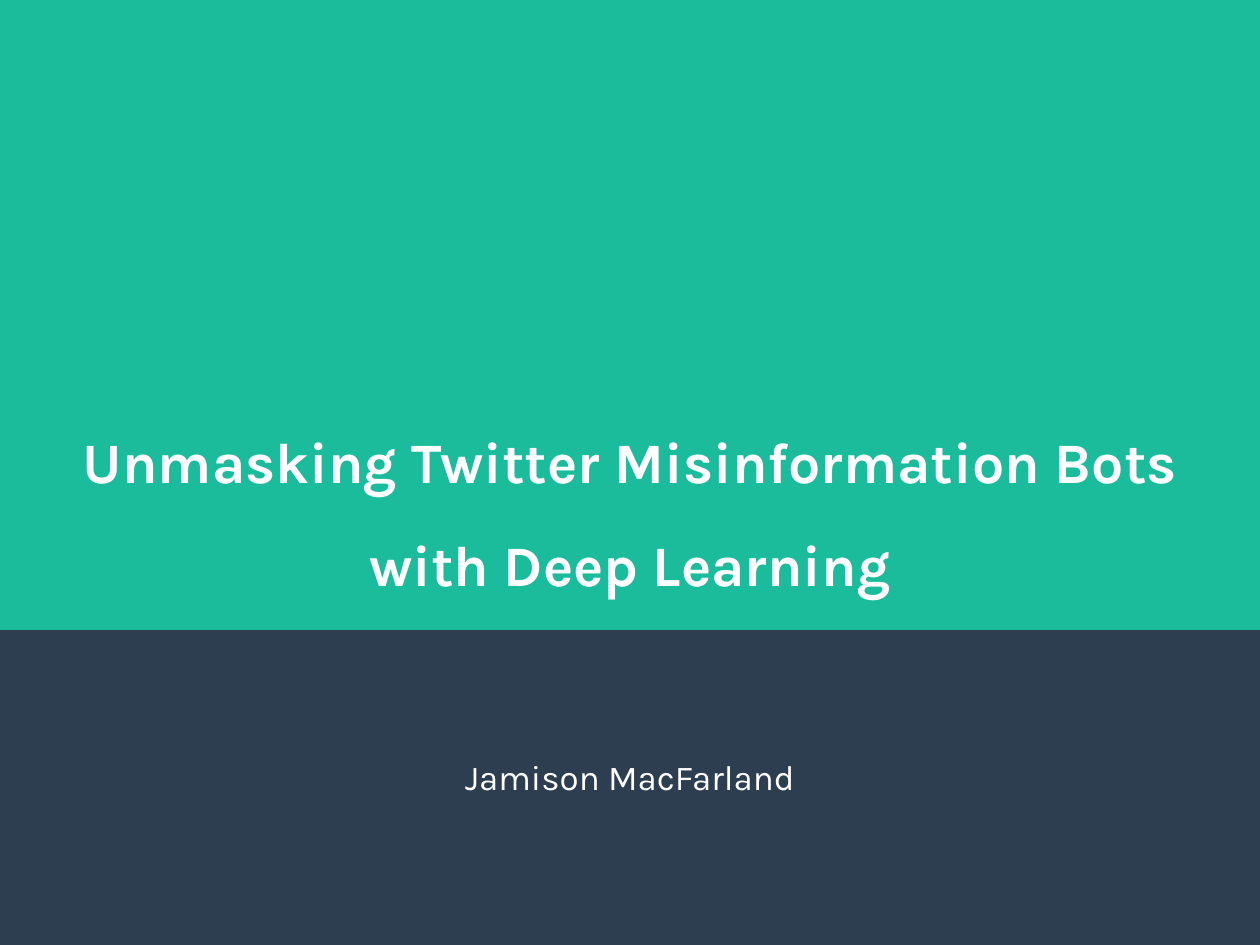
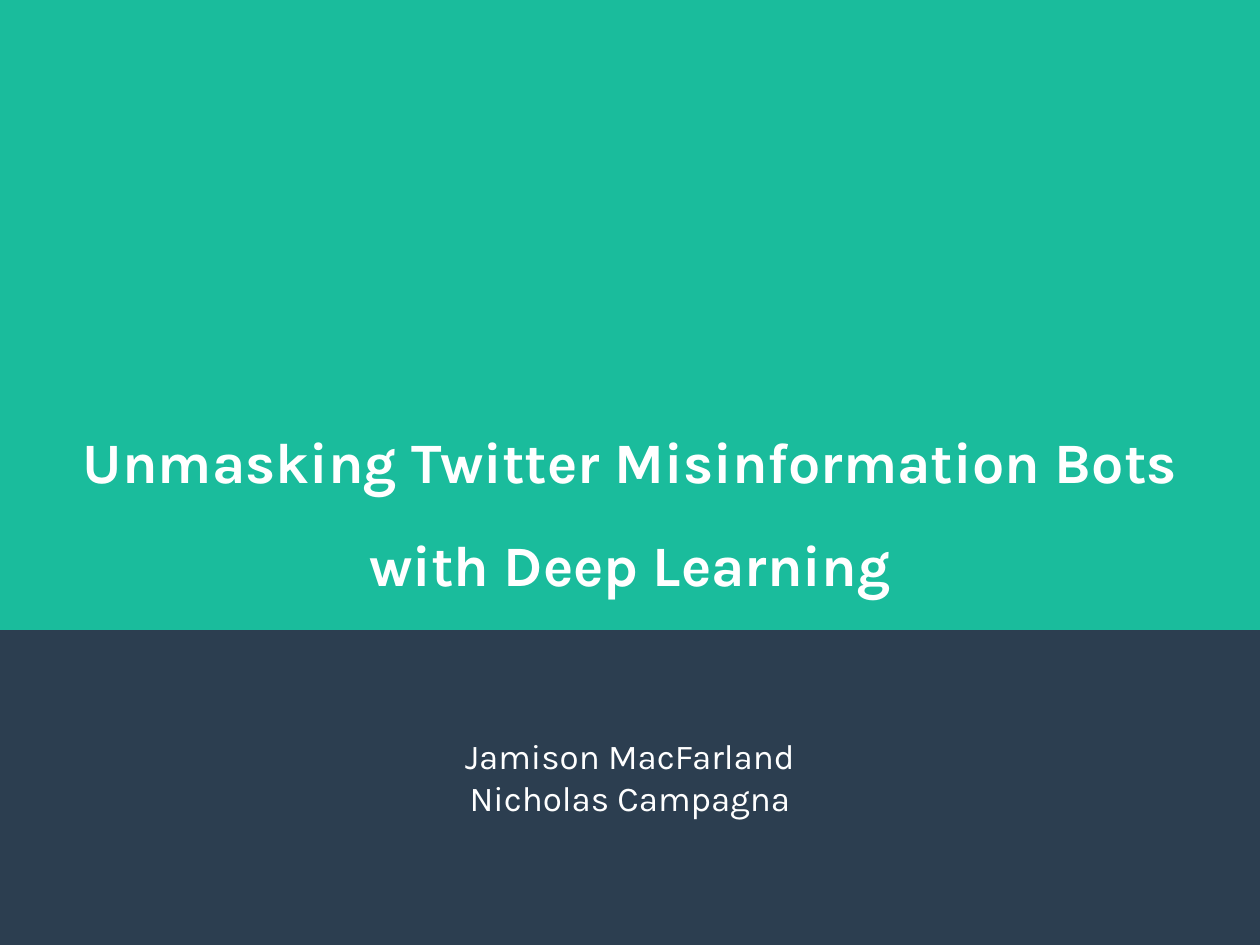
Before and after one commit to jmacfarland/misinformation-bot, a slide deck: slide 1 of docs/project-proposal.odp. Drawn at 1260x945 pixels with LibreOffice and Linux fonts; fonts in the diff are those of the drawing. Boxes give left, top, right and bottom in pixels: in the first picture for what was removed or moved away, otherwise in the second. Text is boxed around its words. In the diff, an @@ line names an element or a change of style, - is before the commit and + after.

```diff
--- a/docs/project-proposal.odp
+++ b/docs/project-proposal.odp
@@ subtitle at (470,787,790,820): paragraph added @@
+Nicholas Campagna
```
Also in this commit, not shown: 1 slide removed, 3 other files.
